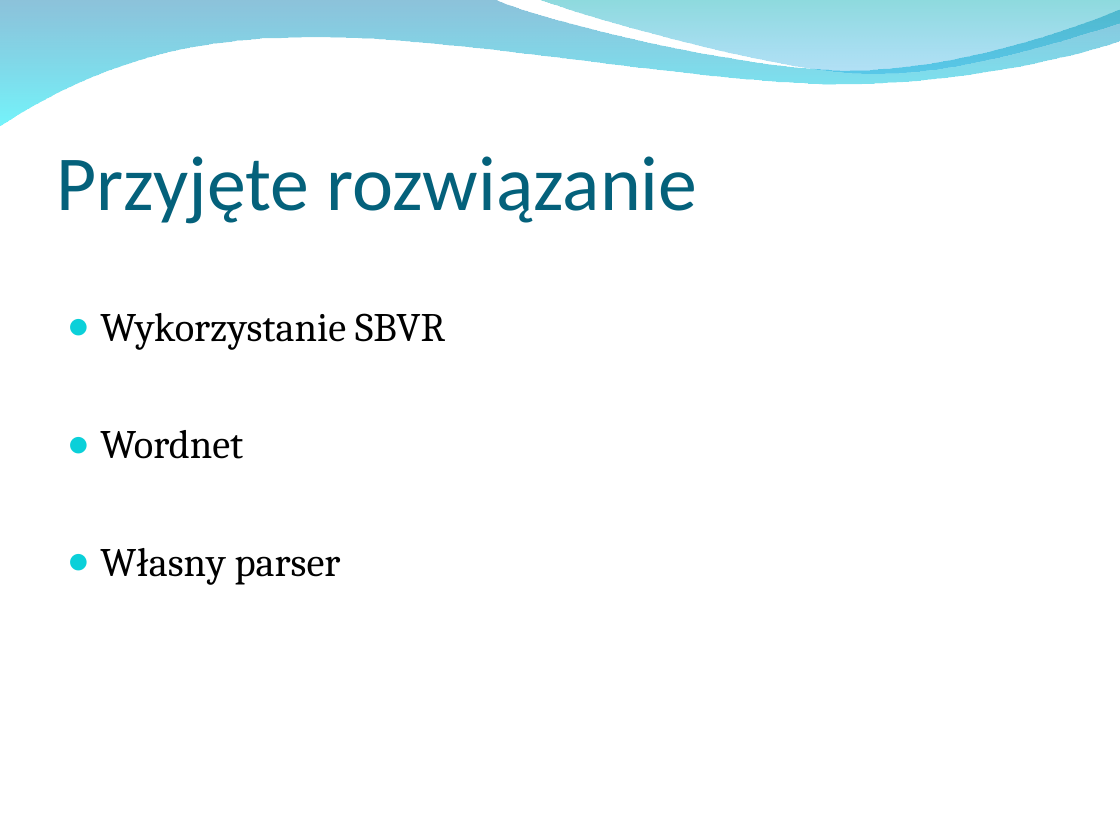
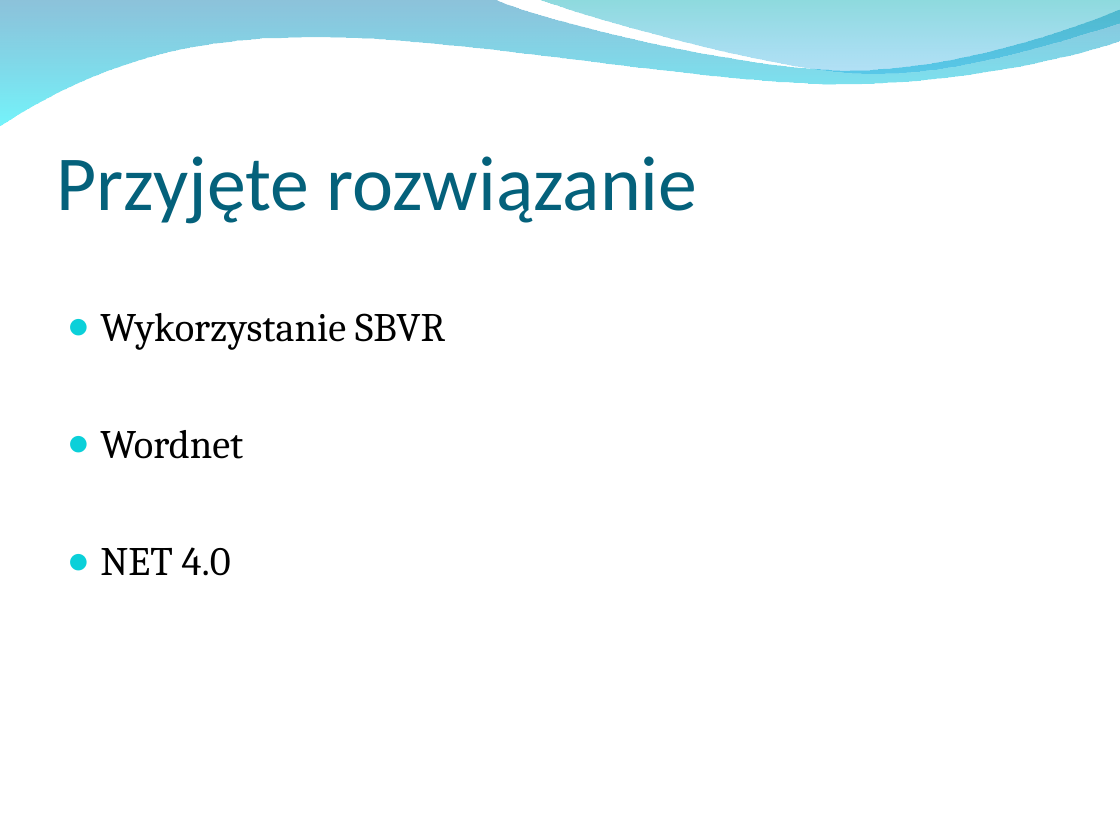
Before and after one commit to ges0/mgr, a slide deck: slide 11 of prezentacje/Seminarium1.ppt. Drawn at 1120x840 pixels with LibreOffice and Linux fonts; fonts in the diff are those of the drawing; background and template pictures are left out. Boxes give left, top, right and bottom in pixels: in the first picture for what was removed or moved away, otherwise in the second. Text is boxed around its words. In the diff, an @@ line names an element or a change of style, - is before the commit and + after.

```diff
--- a/prezentacje/Seminarium1.ppt
+++ b/prezentacje/Seminarium1.ppt
@@ text at bbox=[100, 547, 231, 576]: text changed @@
-● Własny parser
+● NET 4.0
```
Also in this commit, not shown: 6 other slides changed, 1 slide added, 3 slides removed.
